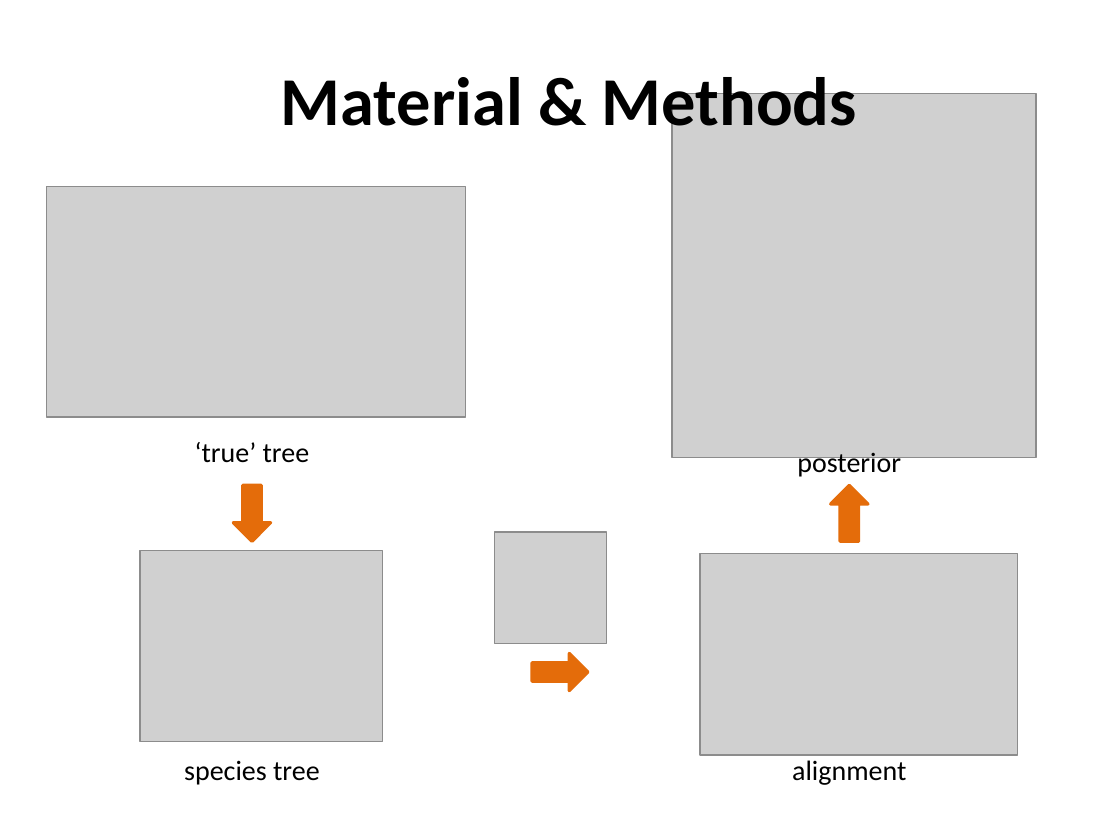
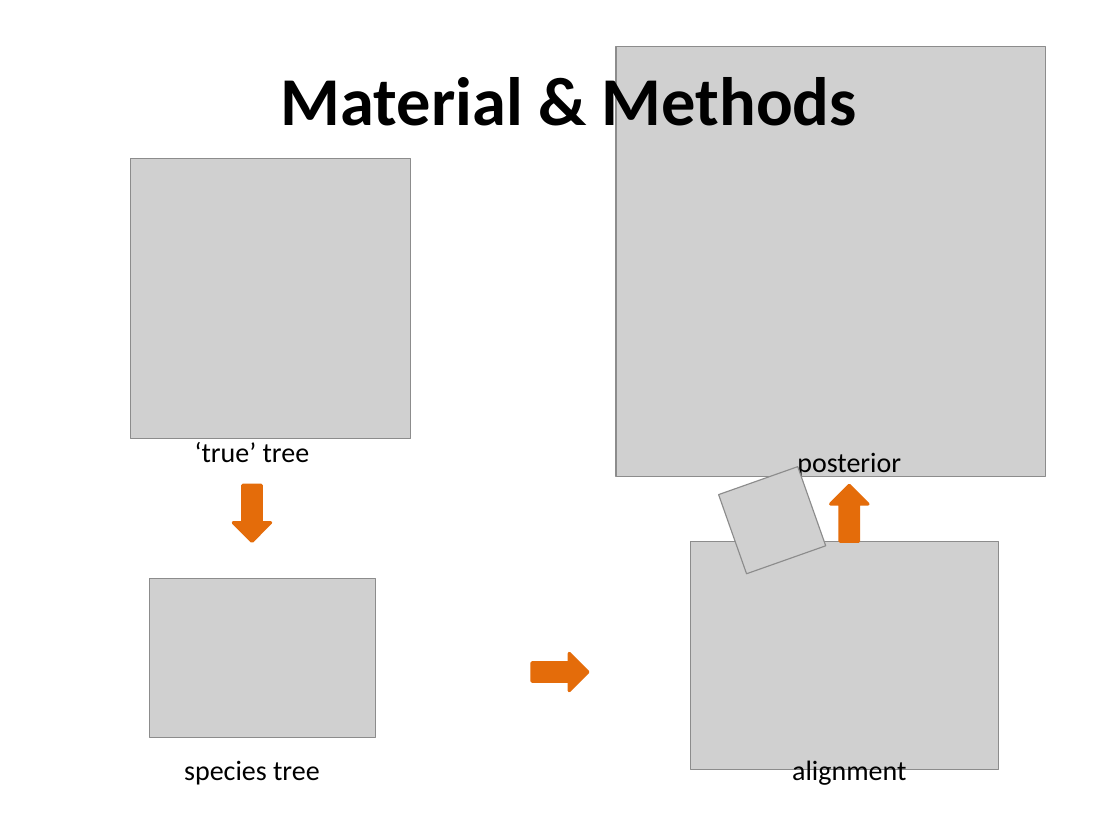
Before and after one commit to richelbilderbeek/Cer2016, a slide deck: slide 7 of doc/Cer2016_Femke Thon & Jolien Gay_V3.0.pptx. Drawn at 1120x840 pixels with LibreOffice and Linux fonts; fonts in the diff are those of the drawing; grey boxes stand for pictures; background and template pictures are left out. Boxes give left, top, right and bottom in pixels: in the first picture for what was removed or moved away, otherwise in the second. Text is boxed around its words. In the diff, an @@ line names an element or a change of style, - is before the commit and + after.

```diff
--- a/doc/Cer2016_Femke Thon & Jolien Gay_V3.0.pptx
+++ b/doc/Cer2016_Femke Thon & Jolien Gay_V3.0.pptx
@@ picture: place and size @@
-picture at <box>672,93,1036,457</box>
+picture at <box>616,47,1046,477</box>
@@ picture: place and size @@
-picture at <box>47,187,466,418</box>
+picture at <box>131,159,411,439</box>
@@ picture at <box>719,467,826,574</box>: rotation 0 to 340 degrees @@
@@ picture: place and size @@
-picture at <box>700,553,1017,755</box>
+picture at <box>691,541,999,768</box>
@@ picture: place and size @@
-picture at <box>140,551,383,741</box>
+picture at <box>149,579,375,738</box>
```
Also in this commit, not shown: 6 other slides changed, 5 slides added, 1 slide removed, 6 other files.
